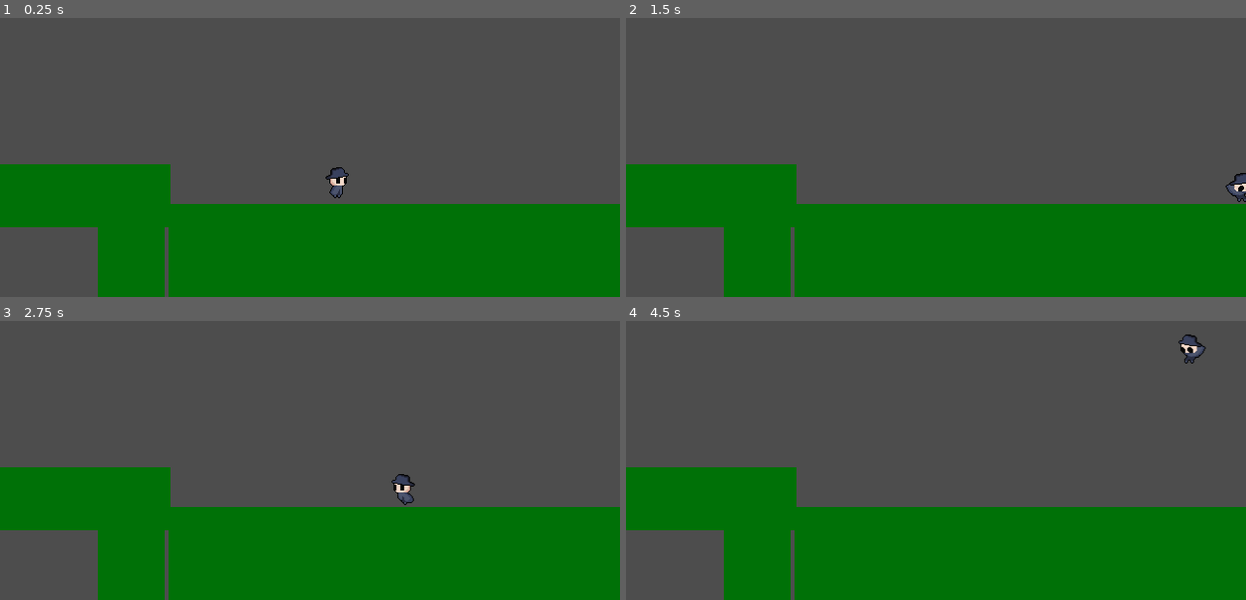
Above: before the commit, frames 1-4 (two rows, left to right).
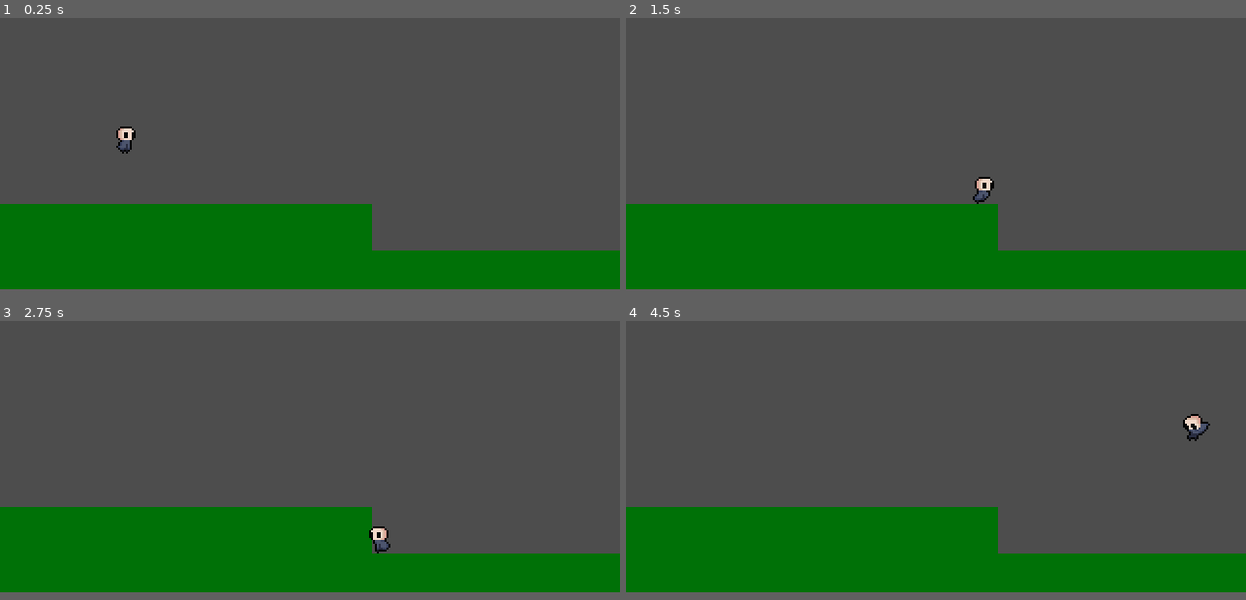
Above: after the commit, the same moments.

Repository: jokw1228/I-Wanna-Be-The-Um
Game: Godot game, scene res://Scenes/DemoScene.tscn
Same seed, same stepped clock (60 frames per second), same inputs: the game is played once before the commit and once after it. The engine's default icon, where the game draws it, is replaced by a stand-in: a white triangle on a blue panel in a dark square.
Inputs:
- Up to frame 1 (0.25 s): no input
- Up to frame 2 (1.5 s): hold Right (move_right) from 0.53 s (still down); tap Up (jump) at 0.6, 0.77, 1.07, 1.35 s
- Up to frame 3 (2.75 s): tap Up (jump) at 1.52, 1.82, 2.1 s; release Right (move_right) at 2.03 s; hold Left (move_left) from 2.03 s (still down)
- Up to frame 4 (4.5 s): release Left (move_left) at 2.78 s; hold Right (move_right) 2.78-4.28 s; tap Up (jump) at 2.85, 3.02, 3.32, 3.6, 3.77, 4.07, 4.35 s; hold Left (move_left) from 4.28 s (still down)
In our replay, the window is 640x352 before the commit and 640x344 after it. These sizes can differ from the game's own. Grey fills any space a smaller window leaves; there, only what the larger window draws over its background counts as a difference.

The runs differ from the first frame. In frame 1, 15% of the frame differs, in the area x 0-100%, y 38-100%; in frame 2, 15%; in frame 3, 15%; in frame 4, 15%, in the area x 0-100%, y 4-100%.

Commit message:
해상도 변경
320x176

Diff:
--- a/Scenes/DemoScene.tscn
+++ b/Scenes/DemoScene.tscn
@@ -1,101 +1,56 @@
-[gd_scene load_steps=10 format=3 uid="uid://cqfhnpb7xftpo"]
+[gd_scene load_steps=5 format=3 uid="uid://cqfhnpb7xftpo"]
 
 [ext_resource type="PackedScene" uid="uid://bbm72675nvcda" path="res://Scenes/Player/Player.tscn" id="1_0rt60"]
-[ext_resource type="Script" path="res://Scenes/Player/platformer_controller/platformer_controller.gd" id="1_i0m2r"]
-[ext_resource type="Texture2D" uid="uid://di5a1pv5iuup3" path="res://icon.png" id="2_wa8cn"]
-
-[sub_resource type="RectangleShape2D" id="1"]
-size = Vector2(1024, 112)
 
 [sub_resource type="RectangleShape2D" id="2"]
-size = Vector2(470, 112)
+size = Vector2(128, 40)
 
 [sub_resource type="RectangleShape2D" id="3"]
-size = Vector2(64, 608)
+size = Vector2(64, 270)
 
 [sub_resource type="RectangleShape2D" id="RectangleShape2D_1e53n"]
-size = Vector2(193.125, 60.9063)
-
-[sub_resource type="RectangleShape2D" id="RectangleShape2D_kor2q"]
-size = Vector2(70, 127.5)
-
-[sub_resource type="RectangleShape2D" id="4"]
-size = Vector2(64, 64)
+size = Vector2(193.125, 64)
 
 [node name="Main" type="Node2D"]
 
 [node name="StaticBody2D" type="StaticBody2D" parent="."]
 position = Vector2(520, 544)
 
-[node name="ColorRect" type="ColorRect" parent="StaticBody2D"]
-offset_left = -520.0
-offset_top = -56.0
-offset_right = 504.0
-offset_bottom = 56.0
-color = Color(0, 0.443137, 0.027451, 1)
-
-[node name="CollisionShape2D" type="CollisionShape2D" parent="StaticBody2D"]
-position = Vector2(-8, 0)
-shape = SubResource("1")
-
 [node name="StaticBody2D2" type="StaticBody2D" parent="."]
 position = Vector2(520, 360)
 
 [node name="ColorRect" type="ColorRect" parent="StaticBody2D2"]
-offset_left = -346.0
-offset_top = -104.0
-offset_right = 125.0
-offset_bottom = 8.0
+offset_left = -328.0
+offset_top = -208.0
+offset_right = -200.0
+offset_bottom = -168.0
 color = Color(0, 0.443137, 0.027451, 1)
 
 [node name="CollisionShape2D" type="CollisionShape2D" parent="StaticBody2D2"]
-position = Vector2(-112, -50)
+position = Vector2(-264, -188)
 shape = SubResource("2")
 
 [node name="StaticBody2D3" type="StaticBody2D" parent="."]
 position = Vector2(520, 360)
 
 [node name="ColorRect" type="ColorRect" parent="StaticBody2D3"]
-offset_left = -539.0
-offset_top = -145.0
-offset_right = -344.0
-offset_bottom = -80.0
-color = Color(0, 0.443137, 0.027451, 1)
-
-[node name="ColorRect2" type="ColorRect" parent="StaticBody2D3"]
-offset_left = -419.0
-offset_top = -106.0
-offset_right = -350.0
-offset_bottom = 22.0
+offset_left = -520.0
+offset_top = -232.0
+offset_right = -328.0
+offset_bottom = -168.0
 color = Color(0, 0.443137, 0.027451, 1)
 
 [node name="CollisionShape2D" type="CollisionShape2D" parent="StaticBody2D3"]
-position = Vector2(-552, -64)
+position = Vector2(-552, -224)
 shape = SubResource("3")
 
 [node name="CollisionShape2D2" type="CollisionShape2D" parent="StaticBody2D3"]
-position = Vector2(154, -60)
+position = Vector2(-170, -231)
 shape = SubResource("3")
 
 [node name="CollisionShape2D3" type="CollisionShape2D" parent="StaticBody2D3"]
-position = Vector2(-441.563, -112.453)
+position = Vector2(-424, -200)
 shape = SubResource("RectangleShape2D_1e53n")
 
-[node name="CollisionShape2D4" type="CollisionShape2D" parent="StaticBody2D3"]
-position = Vector2(-385, -41)
-shape = SubResource("RectangleShape2D_kor2q")
-
-[node name="PlatformerController2D" type="CharacterBody2D" parent="."]
-position = Vector2(48, 323)
-script = ExtResource("1_i0m2r")
-max_jump_amount = 2
-metadata/_edit_group_ = true
-
-[node name="icon" type="Sprite2D" parent="PlatformerController2D"]
-texture = ExtResource("2_wa8cn")
-
-[node name="CollisionShape2D" type="CollisionShape2D" parent="PlatformerController2D"]
-shape = SubResource("4")
-
 [node name="Player" parent="." instance=ExtResource("1_0rt60")]
-position = Vector2(349, 162)
+position = Vector2(64, 64)
--- a/Scenes/Player/Player.tscn
+++ b/Scenes/Player/Player.tscn
@@ -2,25 +2,25 @@
 
 [ext_resource type="Script" path="res://Scenes/Player/Player.gd" id="1_r2ilq"]
 [ext_resource type="Texture2D" uid="uid://cadqfve1nujug" path="res://Resources/Sprites/Player/sprite_player_fall.png" id="3_n4luc"]
+[ext_resource type="Texture2D" uid="uid://btmy7kh43b6s2" path="res://Resources/Sprites/Player/sprite_player_jump.png" id="4_0hewo"]
 [ext_resource type="Texture2D" uid="uid://5q5nksowyvm1" path="res://Resources/Sprites/Player/sprite_player_idle.png" id="4_qfim3"]
-[ext_resource type="Texture2D" uid="uid://boito1cbqt7s8" path="res://Resources/Sprites/Player/sprite_player.jump.png" id="5_h54jy"]
 [ext_resource type="Texture2D" uid="uid://djo6mck7c88pr" path="res://Resources/Sprites/Player/sprite_player_walk.png" id="6_2djx6"]
 
 [sub_resource type="CapsuleShape2D" id="CapsuleShape2D_vmrs7"]
-radius = 8.0
-height = 32.0
+radius = 4.0
+height = 16.0
 
-[sub_resource type="AtlasTexture" id="AtlasTexture_qakan"]
+[sub_resource type="AtlasTexture" id="AtlasTexture_w3ys6"]
 atlas = ExtResource("6_2djx6")
-region = Rect2(0, 0, 32, 32)
+region = Rect2(0, 0, 16, 16)
 
-[sub_resource type="AtlasTexture" id="AtlasTexture_up35n"]
+[sub_resource type="AtlasTexture" id="AtlasTexture_mxn4x"]
 atlas = ExtResource("6_2djx6")
-region = Rect2(32, 0, 32, 32)
+region = Rect2(16, 0, 16, 16)
 
-[sub_resource type="AtlasTexture" id="AtlasTexture_7wguj"]
+[sub_resource type="AtlasTexture" id="AtlasTexture_6oxvb"]
 atlas = ExtResource("6_2djx6")
-region = Rect2(64, 0, 32, 32)
+region = Rect2(32, 0, 16, 16)
 
 [sub_resource type="SpriteFrames" id="SpriteFrames_fal7p"]
 animations = [{
@@ -42,7 +42,7 @@
 }, {
 "frames": [{
 "duration": 1.0,
-"texture": ExtResource("5_h54jy")
+"texture": ExtResource("4_0hewo")
 }],
 "loop": true,
 "name": &"jump",
@@ -50,13 +50,13 @@
 }, {
 "frames": [{
 "duration": 1.0,
-"texture": SubResource("AtlasTexture_qakan")
+"texture": SubResource("AtlasTexture_w3ys6")
 }, {
 "duration": 1.0,
-"texture": SubResource("AtlasTexture_up35n")
+"texture": SubResource("AtlasTexture_mxn4x")
 }, {
 "duration": 1.0,
-"texture": SubResource("AtlasTexture_7wguj")
+"texture": SubResource("AtlasTexture_6oxvb")
 }],
 "loop": true,
 "name": &"walk",
@@ -65,11 +65,12 @@
 
 [node name="Player" type="CharacterBody2D" node_paths=PackedStringArray("AnimatedSprite2D_node")]
 script = ExtResource("1_r2ilq")
-max_jump_height = 120.0
-double_jump_height = 90.0
+max_jump_height = 50.0
+min_jump_height = 25.0
+double_jump_height = 35.0
 jump_duration = 0.4
 max_jump_amount = 2
-max_acceleration = 5000
+max_acceleration = 2000
 AnimatedSprite2D_node = NodePath("AnimatedSprite2D")
 
 [node name="CollisionShape2D" type="CollisionShape2D" parent="."]
@@ -78,4 +79,3 @@
 [node name="AnimatedSprite2D" type="AnimatedSprite2D" parent="."]
 sprite_frames = SubResource("SpriteFrames_fal7p")
 animation = &"idle"
-frame_progress = 0.776458
--- a/project.godot
+++ b/project.godot
@@ -17,8 +17,9 @@
 
 [display]
 
-window/size/viewport_width=640
-window/size/viewport_height=352
+window/size/viewport_width=320
+window/size/viewport_height=172
+window/size/mode=4
 window/stretch/mode="canvas_items"
 
 [input]
@@ -48,4 +49,6 @@
 
 [rendering]
 
+textures/canvas_textures/default_texture_filter=0
+anti_aliasing/quality/use_taa=true
 environment/default_environment="res://default_env.tres"
Binary file removed: Resources/Sprites/Player/sprite_player.jump.png
Binary file changed: Resources/Sprites/Player/sprite_player_fall.png
Binary file changed: Resources/Sprites/Player/sprite_player_idle.png
Binary file added: Resources/Sprites/Player/sprite_player_jump.png
Not shown, changed: Resources/Sprites/Player/sprite_player_jump.png.import
Binary file changed: Resources/Sprites/Player/sprite_player_walk.png
